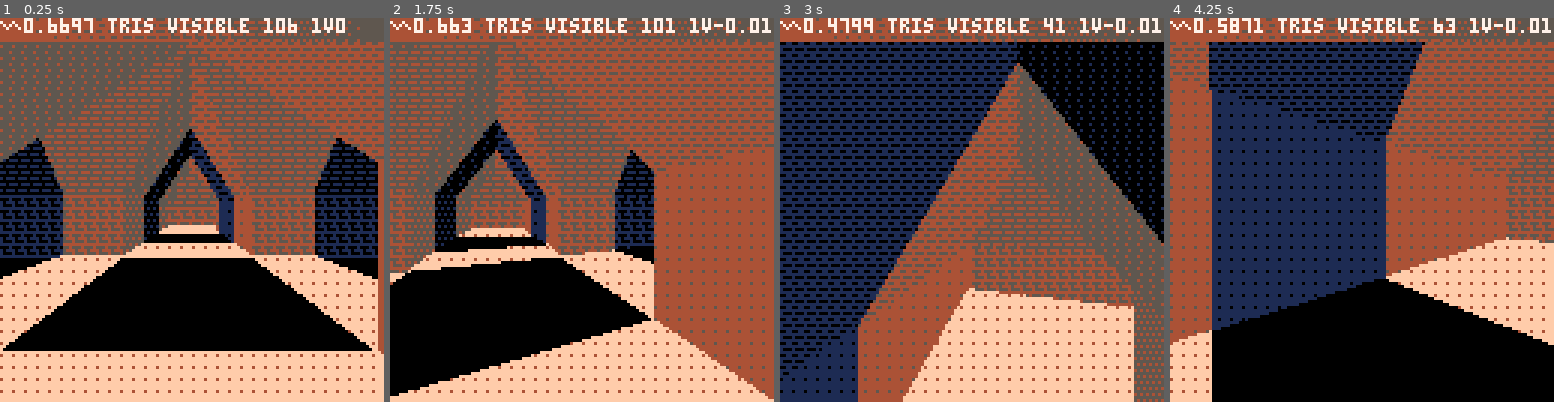
Above: before the commit, frames 1-4 (left to right).
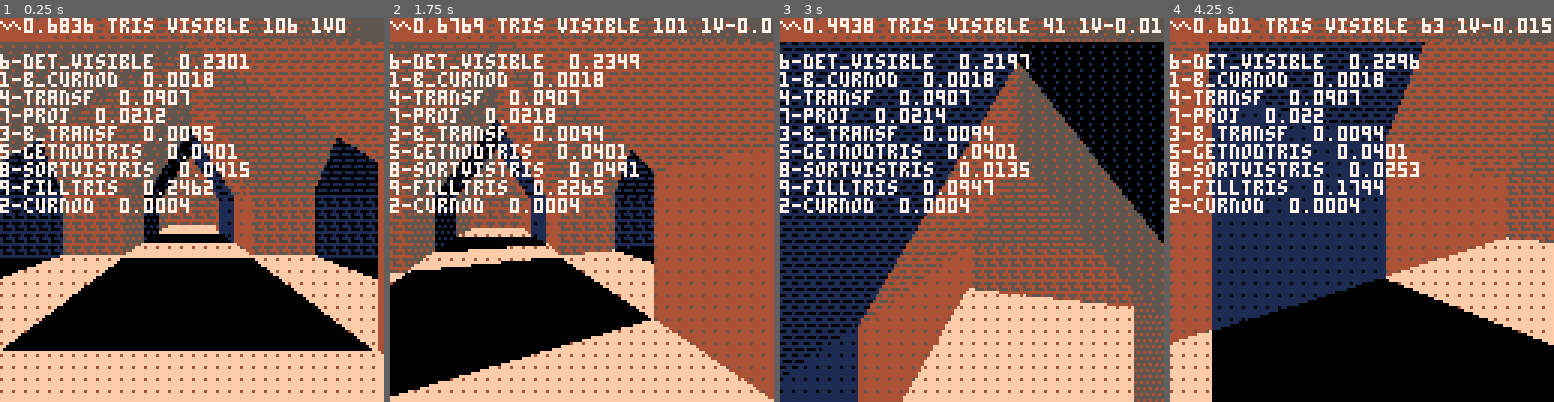
Above: after the commit, the same moments.

Repository: yourykiki/pico8
Game: PICO-8 cartridge temple.p8
Two runs of this game, one before a commit and one after it. Both use one fixed random seed, a clock stepped at 60 frames per second and the inputs below.
Inputs:
- Up to frame 1 (0.25 s): no input
- Up to frame 2 (1.75 s): hold Right from 1.6 s (still down)
- Up to frame 3 (3 s): release Right at 2.1 s; hold Up 2.15-2.42 s; hold Right from 2.47 s (still down)
- Up to frame 4 (4.25 s): release Right at 3.03 s; hold Left 3.08-3.58 s; hold Down 3.63-3.97 s; hold Right from 4.02 s (still down)

The runs differ from the first frame. In frame 1, 7.9% of the frame differs, in the area x 0-65%, y 0-51%; in frame 2, 9.2%, in the area x 0-100%, y 0-51%; in frame 3, 7.8%; in frame 4, 9.1%.

Commit message:
add cpu log

Diff:
--- a/temple.p8
+++ b/temple.p8
@@ -3,7 +3,7 @@
 __lua__
 -- temple corridor demo
 -- @yourykiki
-
+local cpu={}
 local cam,scl,wf,t={},3,false,0
 --
 local v_up={0,1,0}
@@ -251,6 +251,7 @@
 end
 
 function _update()
+resetcpu()
  t+=0.01
  local btu,btd=btn(⬆️,1),btn(⬇️,1)
  local btsl,btsr=btn(⬅️,1),btn(➡️,1)
@@ -268,9 +269,10 @@
  if (not btsl and not btsr) cam:sstp()
  if (not btll and not btlr) cam:lstp()
  cam:move()
-
+ cpu["1-b_curnod"]=curcpu()
  -- on which node camera is ?
  curnod=get_curnod(cam.pos,curnod)
+ cpu["2-curnod"]=curcpu()
 end
 
 function _draw()
@@ -287,6 +289,7 @@
  m_wrld=m_x_m(m_wrld,m_tran)
 
 	-- camera
+ cpu["3-b_transf"]=curcpu()
  cam:upd_m()
  local v_view,v_wrld={},{}
 
@@ -295,6 +298,7 @@
   add(v_wrld,tmp)
   add(v_view,m_x_v(cam.m,tmp))
  end
+ cpu["4-transf"]=curcpu()
 
  --should be usefull only for
  --rotating objects, so it
@@ -305,7 +309,8 @@
  nb_clip=0
  local vistris,nodtris=
   {},getnodtris(curnod)
-
+ cpu["5-getnodtris"]=curcpu()
+--print(#nodtris.tris,32,96)
  local _tris,_norms=
   nodtris.tris,nodtris.norms
  for i=1,#_tris,4 do
@@ -337,12 +342,15 @@
    end
   end
  end
+ cpu["6-det_visible"]=curcpu()
 
  -- proj
  local proj=cam:proj(v_view)
+ cpu["7-proj"]=curcpu()
 
  -- sorting visible tris
  shellsort(vistris)
+ cpu["8-sortvistris"]=curcpu()
 
  --light
  local lgt={1,-1,0}
@@ -385,6 +393,9 @@
   end
 
  end
+
+ cpu["9-filltris"]=curcpu()
+
  -- test dither
  for i=1,#dith2 do
   color(0x54)
@@ -398,6 +409,10 @@
    ..#vistris.." "..curnod.id
    .."v"..cam.avel
    ,0,0,7)
+ print""
+ for k,v in pairs(cpu) do
+  print(k.."  "..v)
+ end
 end
 
 -->8
@@ -912,7 +927,17 @@
 end
 -->8
 -- optimization with graph node
-
+lastcpu=0
+function resetcpu()
+ lastcpu=0
+end
+
+function curcpu()
+ local cpu=stat(1)
+ local res=cpu-lastcpu
+ lastcpu=cpu
+ return res
+end
 function make_node(a,_tris)
  local vstart=vrtx[_tris[1]]
  -- init x z with first vrtx
@@ -963,10 +988,18 @@
  add_all(_tris,nod.tris)
  add_all(_norms,nod.norms)
  _w[nod.id]=true
+-- print("adding"..nod.id)
+-- print("chld.tris"..#nod.tris)
+
  -- take 2 nodes deep
  addchildnodtris(
   1,nod,_tris,_norms,_w)
 
+--print(#_w,32,96)
+--print(#_tris,96)
+-- for k,v in pairs(_w) do
+--  print(k..""..tostr(v))
+-- end
  return {
   tris=_tris,
   norms=_norms
@@ -980,6 +1013,8 @@
   if lvl>=0 then
    addchildnodtris(lvl,chld,_tris,_norms,_w)
    if not _w[chld.id] then
+    print("adding"..chld.id)
+    print("chld.tris"..#chld.tris)
     _w[chld.id]=true
     add_all(_tris,chld.tris)
     add_all(_norms,chld.norms)
